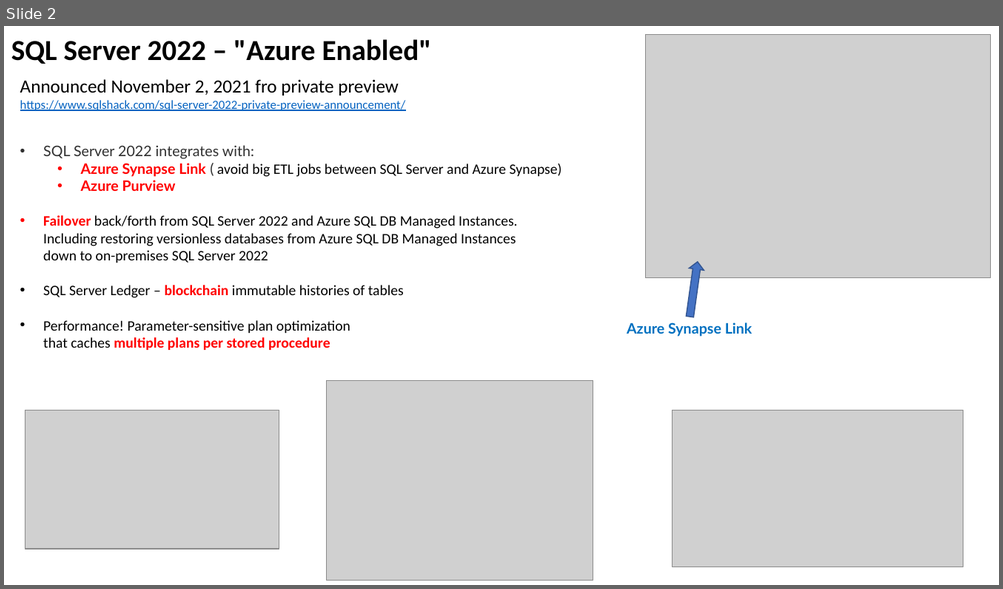
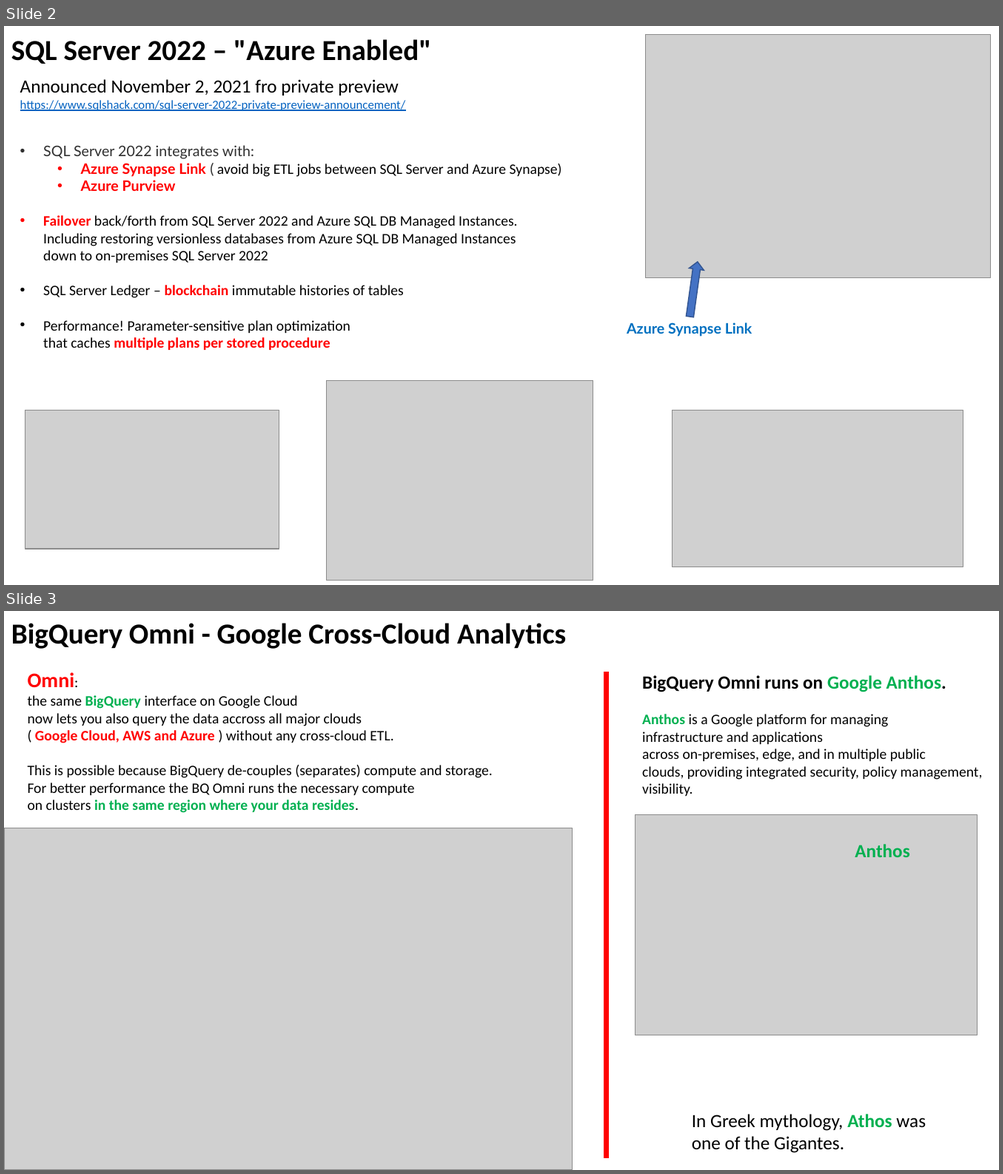
Before and after one commit to lselector/data_architect, a slide deck: DA_13_miscellaneous.pptx. Shown one above the other, each under a label of ours: slide 2 before the commit, slides 2 and 3 after it. The pictures are 1003x589 and 1003x1174 pixels, drawn with LibreOffice and Linux fonts; fonts in the diff are those of the drawing; grey boxes stand for pictures. Boxes give left, top, right and bottom in pixels: in the first picture for what was removed or moved away, otherwise in the second. Text is boxed around its words. In the diff, an @@ line names an element or a change of style, - is before the commit and + after.

```diff
--- a/DA_13_miscellaneous.pptx
+++ b/DA_13_miscellaneous.pptx
@@ slide 3 added at [4, 611, 999, 1170], background #FFFFFF @@
@@ text added at [11, 623, 566, 649], 28 pt, text #000000, bold @@
+BigQuery Omni - Google Cross-Cloud Analytics
@@ text added at [28, 672, 492, 813], 14 pt, text #000000 @@
+Omni:
+the same BigQuery interface on Google Cloud
+now lets you also query the data accross all major clouds
+( Google Cloud, AWS and Azure ) without any cross-cloud ETL.
+This is possible because BigQuery de-couples (separates) compute and storage.
+For better performance the BQ Omni runs the necessary compute
+on clusters in the same region where your data resides.
@@ line added from (606, 672) to (606, 1159), #FF0000 5 pt @@
@@ text added at [642, 675, 982, 796], 14 pt, text #000000 @@
+BigQuery Omni runs on Google Anthos.
+Anthos is a Google platform for managing
+infrastructure and applications
+across on-premises, edge, and in multiple public
+clouds, providing integrated security, policy management, visibility.
@@ picture added at [4, 829, 572, 1170] @@
@@ picture added at [634, 815, 976, 1036] @@
@@ text added at [854, 844, 909, 857], 18 pt, text #00B050, bold @@
+Anthos
@@ text added at [691, 1114, 925, 1153], 18 pt, text #000000 @@
+In Greek mythology, Athos was one of the Gigantes.
```
Also in this commit, not shown: 1 other slide added.
